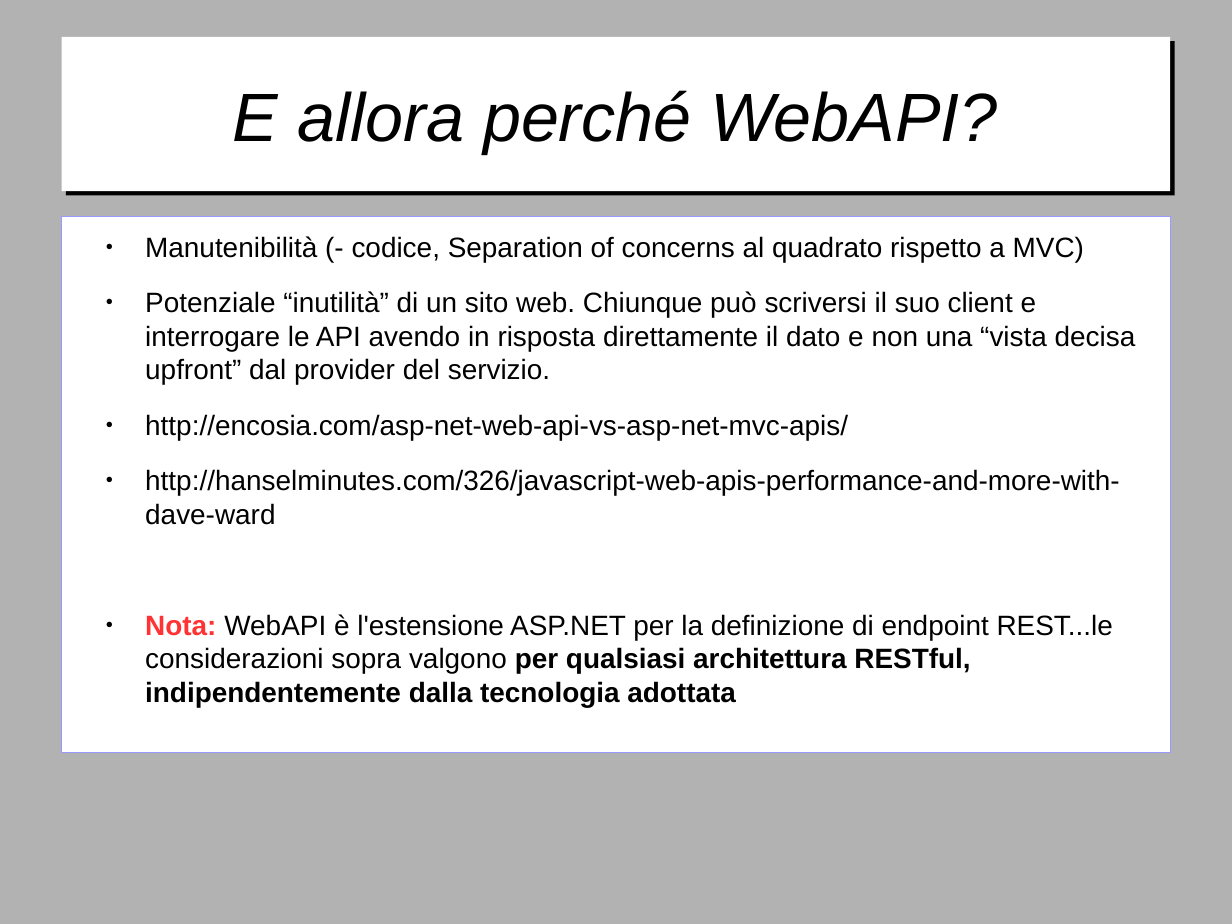
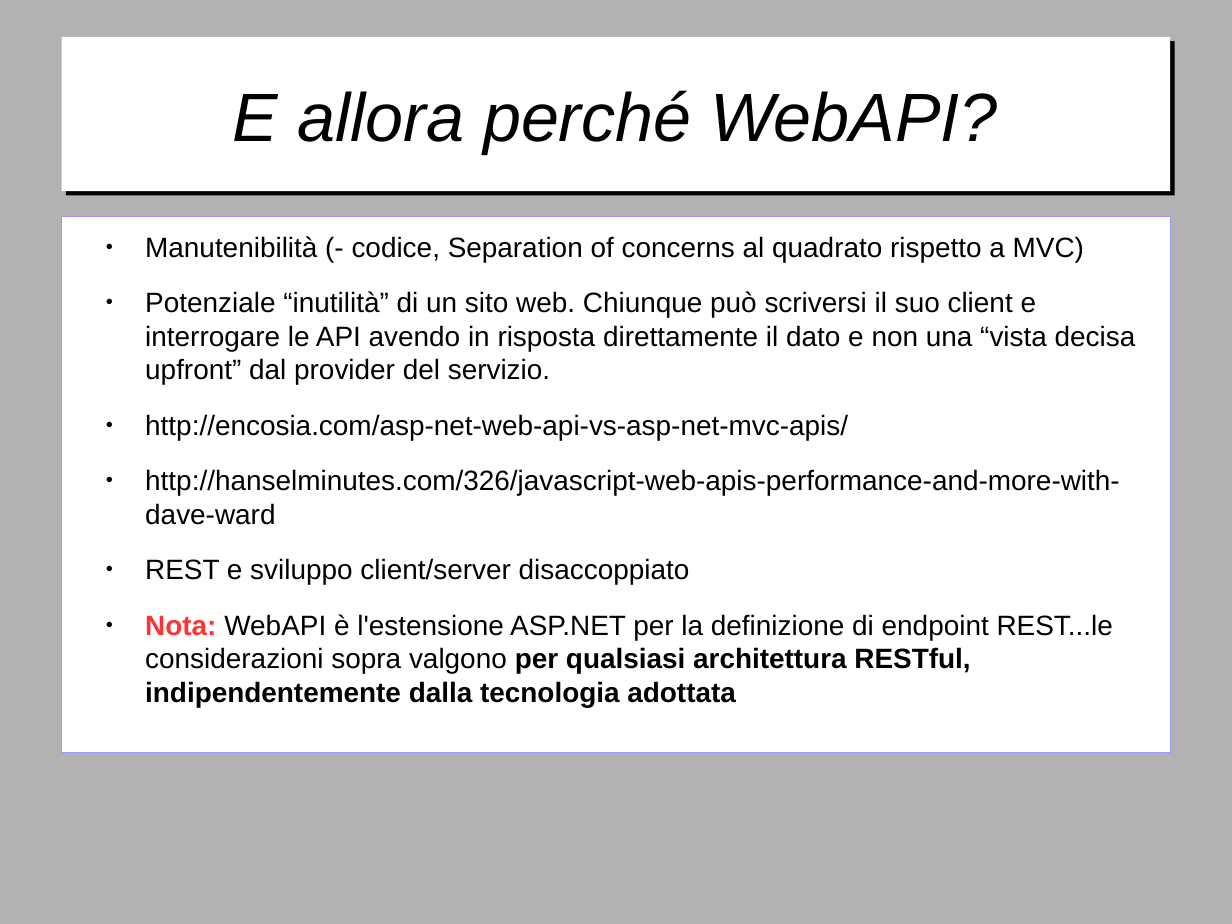
Before and after one commit to gitfer/ARXCourse, a slide deck: slide 19 of ARXCourse.odp (slide 20 before the commit). Drawn at 1232x924 pixels with LibreOffice and Linux fonts; fonts in the diff are those of the drawing; background and template pictures are left out. Boxes give left, top, right and bottom in pixels: in the first picture for what was removed or moved away, otherwise in the second. Text is boxed around its words. In the diff, an @@ line names an element or a change of style, - is before the commit and + after.

Commit message:
Rest..incompleto

```diff
--- a/ARXCourse.odp
+++ b/ARXCourse.odp
@@ text at [145, 558, 690, 584]: paragraph added @@
+● REST e sviluppo client/server disaccoppiato
```
Also in this commit, not shown: 2 other slides changed, 19 slides added, 1 slide removed.
